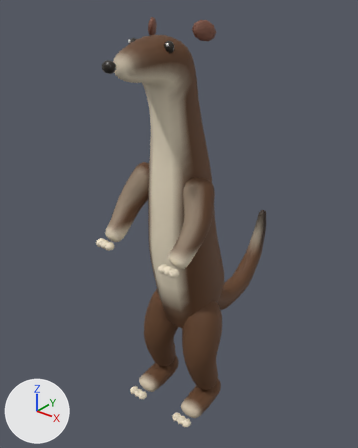
What one commit did to the Blender file kino/wiesel-blender/wiesel.blend.
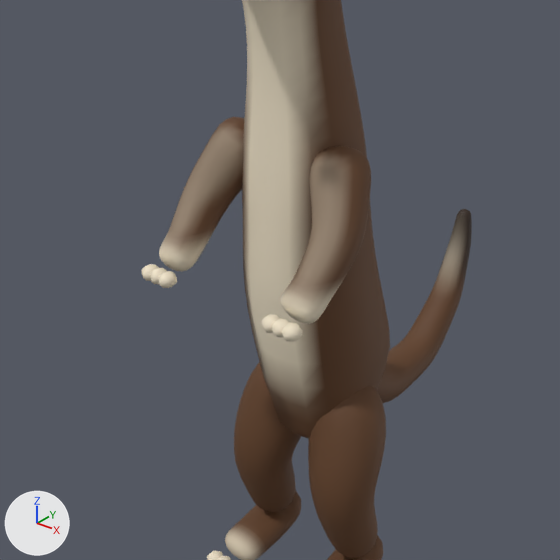
There are two pictures of each version: one whole from a 50 mm lens placed at (0.622, -0.798, 0.982), pointed at (-0.048, 0.04, 0.462), one close up on the part from 6% to 87% of the width and 23% to 87% of the height. The axes (+X, +Y, +Z) are drawn at lower left. The lights are the same throughout. The last two pictures show the newer version.

Names of what the first close-up shows: 'Wiesel'.
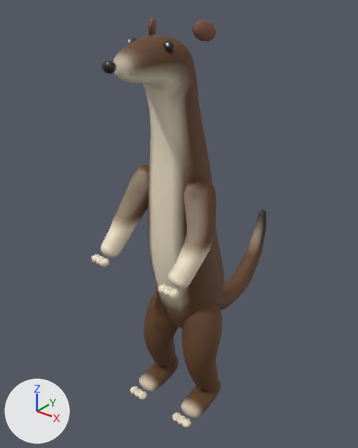
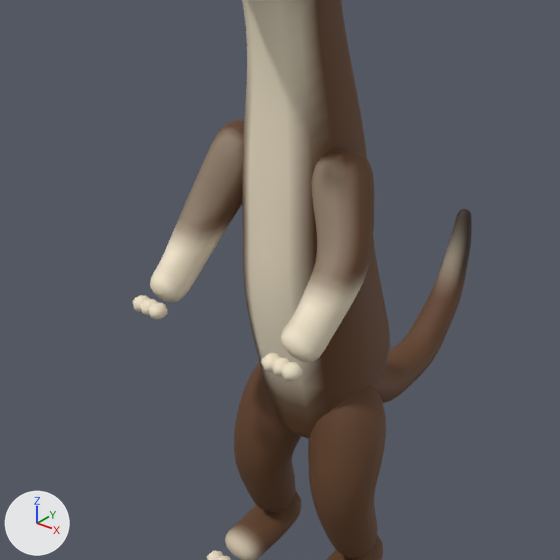
Changed parts and their boxes [x1, y1, x2, y2] in the close-ups (560 x 560 px; the box of a moved part takes in the faces that stretch with it):
'Wiesel', reshaped
    before: [141, 0, 472, 560]
    after: [132, 0, 472, 560]
part 1 of me_rumpf, moved or reshaped
    before: [261, 314, 279, 333]
    after: [261, 353, 280, 372]
part 2 of me_rumpf, moved or reshaped
    before: [272, 318, 290, 337]
    after: [272, 357, 290, 376]
part 3 of me_rumpf, moved or reshaped
    before: [282, 323, 302, 342]
    after: [282, 362, 302, 381]
part 4 of me_rumpf, moved or reshaped
    before: [141, 264, 159, 281]
    after: [132, 295, 150, 312]
part 5 of me_rumpf, moved or reshaped
    before: [150, 268, 167, 284]
    after: [141, 299, 157, 316]
part 6 of me_rumpf, moved or reshaped
    before: [158, 271, 177, 288]
    after: [149, 302, 168, 319]
part 7 of me_rumpf, moved or reshaped
    before: [159, 117, 371, 324]
    after: [150, 120, 374, 362]

The change in detail:
me_rumpf is used by ob_wiesel; location (0.0, 0.0, 0.0).
me_rumpf had 3940 vertices, 4016 faces and spanned x -0.119..0.119, y -0.215..0.375, z 0.002..0.923.
me_rumpf now has 3940 vertices, 4016 faces and spans x -0.126..0.126, y -0.215..0.375, z 0.002..0.923.
me_rumpf part 1: the loose piece of 26 vertices spanning x 0.066..0.084, y -0.174..-0.152, z 0.469..0.487 is moved by (0.008, -0.01, -0.038).
me_rumpf part 2: the loose piece of 26 vertices spanning x 0.079..0.097, y -0.174..-0.152, z 0.469..0.487 is moved by (0.008, -0.01, -0.038).
me_rumpf part 3: the loose piece of 26 vertices spanning x 0.092..0.11, y -0.174..-0.152, z 0.469..0.487 is moved by (0.008, -0.01, -0.038).
me_rumpf part 4: the loose piece of 26 vertices spanning x -0.11..-0.092, y -0.174..-0.152, z 0.469..0.487 is moved by (-0.008, -0.01, -0.038).
me_rumpf part 5: the loose piece of 26 vertices spanning x -0.097..-0.079, y -0.174..-0.152, z 0.469..0.487 is moved by (-0.008, -0.01, -0.038).
me_rumpf part 6: the loose piece of 26 vertices spanning x -0.084..-0.066, y -0.174..-0.152, z 0.469..0.487 is moved by (-0.008, -0.01, -0.038).
me_rumpf part 7: 708 of 3940 vertices moved; they spanned x -0.119..0.119, y -0.151..-0.01, z 0.471..0.633 and now span x -0.126..0.126, y -0.161..-0.007, z 0.432..0.628; mean shift (0.0, -0.002, -0.026); largest move (0.109, -0.138, 0.484) -> (0.117, -0.146, 0.444).
